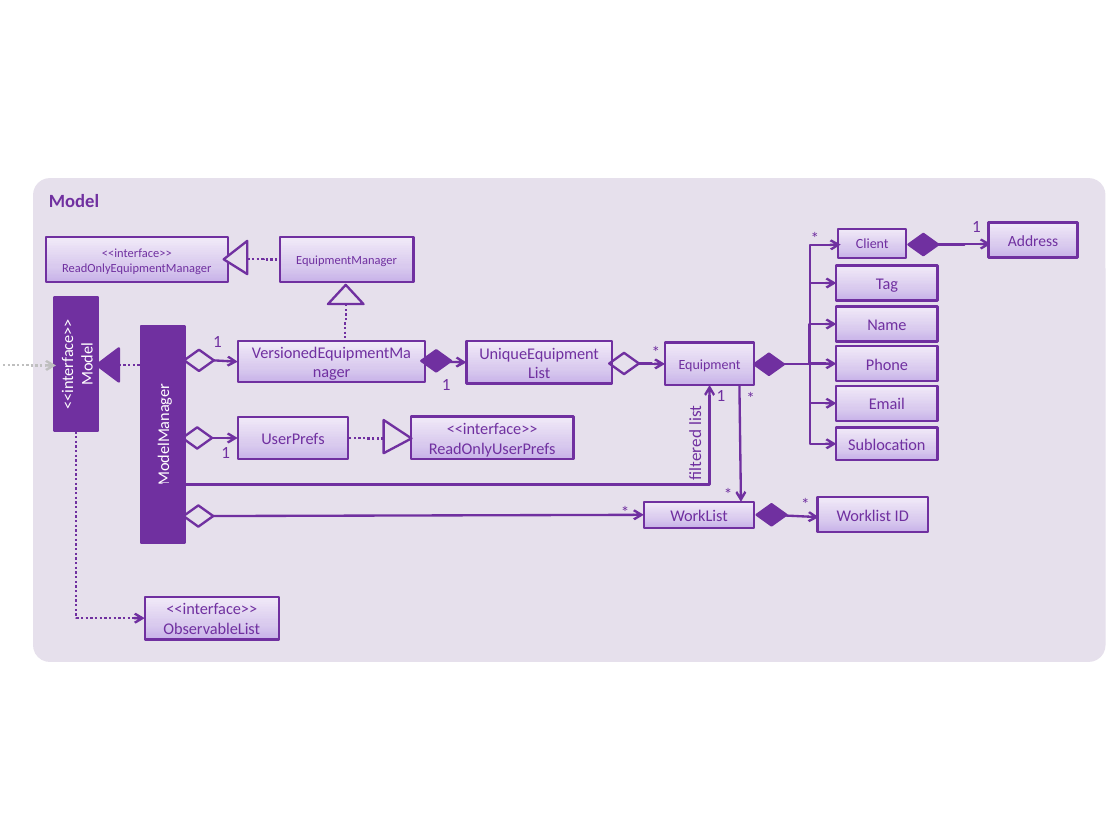
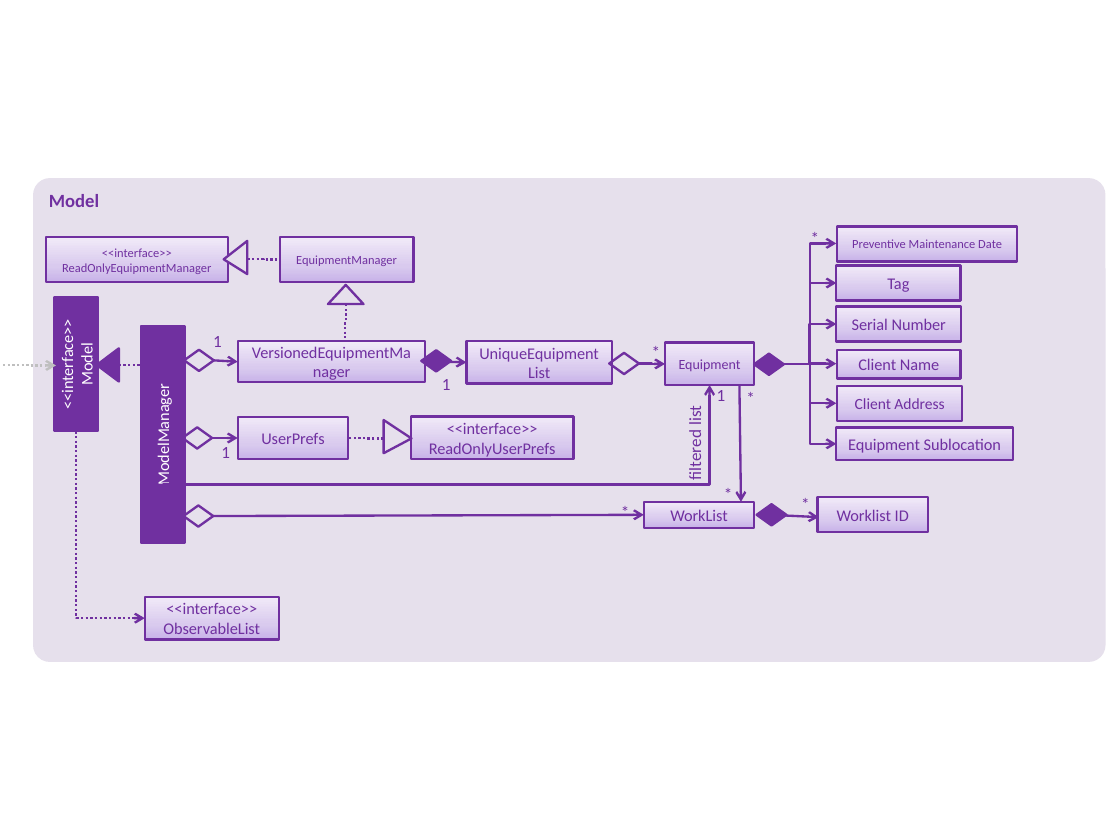
Before and after one commit to nus-cs2103-AY1819S2/addressbook-level4, a slide deck: slide 1 of docs/diagrams/ModelComponentClassDiagram.pptx. Drawn at 1120x840 pixels with LibreOffice and Linux fonts; fonts in the diff are those of the drawing. Boxes give left, top, right and bottom in pixels: in the first picture for what was removed or moved away, otherwise in the second. Text is boxed around its words. In the diff, an @@ line names an element or a change of style, - is before the commit and + after.

Commit message:
Update Equipment details in model class diagram

```diff
--- a/docs/diagrams/ModelComponentClassDiagram.pptx
+++ b/docs/diagrams/ModelComponentClassDiagram.pptx
@@ rectangle added at (838, 226, 1018, 261), fill gradient #C9B5E8 to #D8CBEE to #F0EAF9, outline #7030A0 1.5 pt, 8 pt, text #7030A0 @@
+Preventive Maintenance Date
@@ diamond removed at (908, 234, 939, 255) @@
@@ text removed at (972, 221, 981, 232) @@
-1
@@ elbow arrow moved from (810, 284) - (841, 244) to (810, 284) - (837, 243) @@
@@ rectangle "Tag": place and size @@
-rectangle "Tag" at (837, 265, 937, 300)
+rectangle "Tag" at (837, 265, 961, 300)
@@ elbow arrow removed from (939, 244) to (990, 244) @@
@@ rectangle "Serial Number": place and size @@
-rectangle "Serial Number" at (837, 307, 937, 342)
+rectangle "Serial Number" at (837, 307, 962, 342)
@@ text in rectangle at (852, 319, 946, 330): text changed @@
-Name
+Serial Number
@@ rectangle removed at (837, 346, 937, 381) @@
-Phone
@@ rectangle "Client Name": place and size @@
-rectangle "Client Name" at (838, 228, 906, 258)
+rectangle "Client Name" at (838, 349, 961, 379)
@@ text in rectangle at (858, 359, 939, 370): text changed; size 9 to 10.5 pt @@
-Client
+Client Name
@@ rectangle removed at (837, 385, 937, 420) @@
-Email
@@ rectangle "Client Address": place and size @@
-rectangle "Client Address" at (989, 223, 1079, 258)
+rectangle "Client Address" at (838, 385, 963, 420)
@@ text in rectangle at (855, 398, 944, 409): text changed @@
-Address
+Client Address
@@ rectangle "Equipment Sublocation": place and size @@
-rectangle "Equipment Sublocation" at (837, 428, 937, 460)
+rectangle "Equipment Sublocation" at (837, 428, 1014, 460)
@@ text in rectangle at (848, 439, 1001, 453): text changed @@
-Sublocation
+Equipment Sublocation
```
Also in this commit, not shown: 1 other file.
